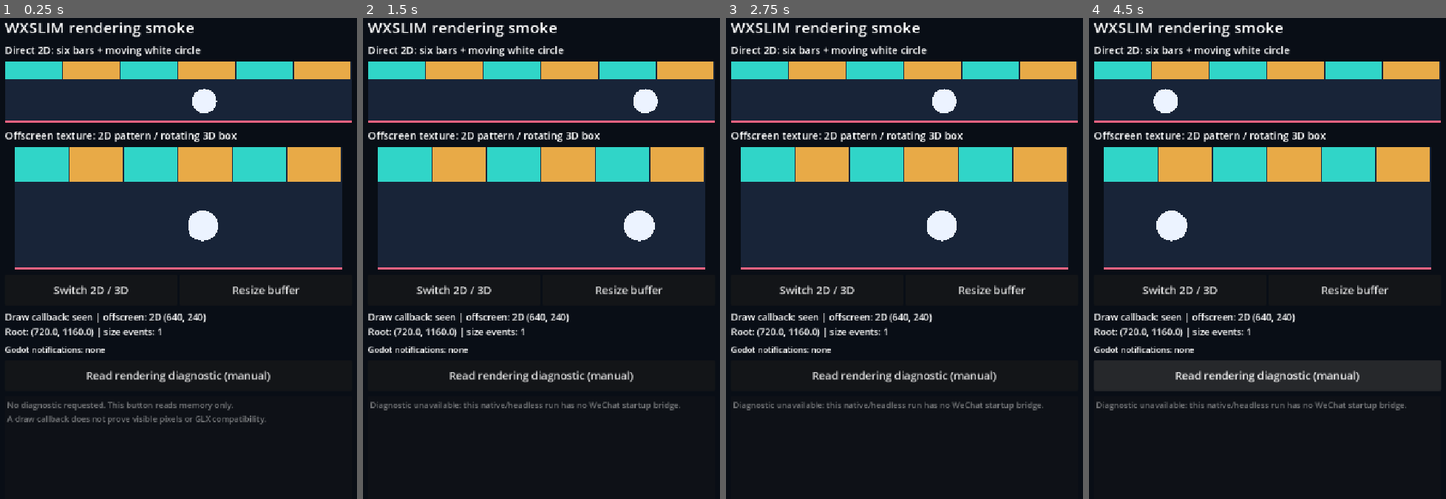
Above: before the commit, frames 1-4 (left to right).
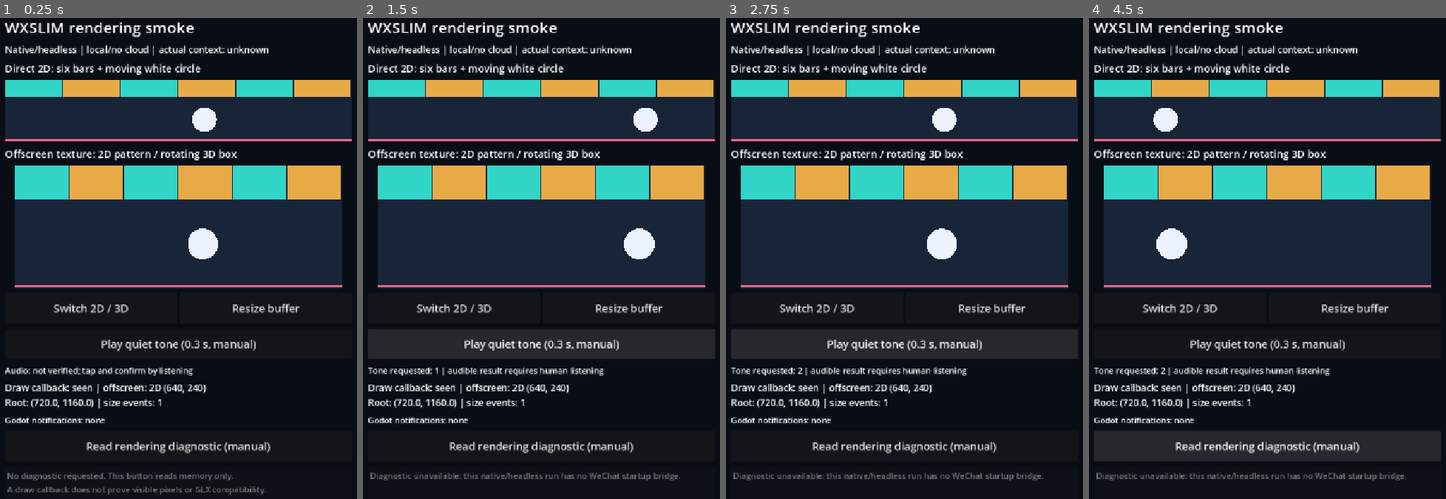
Above: after the commit, the same moments.

Repository: SchreiberChiang/wechat-wasm-slim
Game: Godot game, scene res://main.tscn
Same seed, same stepped clock (60 frames per second), same inputs: the game is played once before the commit and once after it.
Inputs (mouse positions are in pixels of both pictures, inside the frame that each line leads up to):
- Up to frame 1 (0.25 s): no input
- Up to frame 2 (1.5 s): click "Read rendering diagnostic (ma…" at 0.5 s; click (541, 345) at 1.25 s, where only the run after the commit has a clickable "Play quiet tone (0.3 s, manua…"
- Up to frame 3 (2.75 s): click (904, 345) at 2 s, where only the run after the commit has a clickable "Play quiet tone (0.3 s, manua…"
- Up to frame 4 (4.5 s): click "Resize buffer" at 2.75 s; click "Resize buffer" at 3.5 s; click "Read rendering diagnostic (ma…" at 4.25 s

The runs differ from the first frame. In frame 1, 30% of the frame differs, in the area x 1-99%, y 5-100%; in frame 2, 35%, in the area x 1-99%, y 5-97%; in frame 3, 35%; in frame 4, 34%.

Commit message:
feat: prepare traceable GLX loader control and acceptance baseline

Diff:
--- a/examples/glx-smoke/main.gd
+++ b/examples/glx-smoke/main.gd
@@ -9,6 +9,10 @@
 var status_label: Label
 var lifecycle_label: Label
 var diagnostic_text: TextEdit
+var identity_label: Label
+var audio_label: Label
+var audio_player: AudioStreamPlayer
+var audio_requests := 0
 var show_3d := false
 var small_buffer := false
 var draw_callback_seen := false
@@ -104,6 +108,8 @@
 	column.add_theme_constant_override("separation", 10)
 	margins.add_child(column)
 	_add_label(column, "WXSLIM rendering smoke", 30)
+	identity_label = _add_label(column, "Native/headless | local/no cloud | actual context: unknown", 18)
+	_refresh_identity()
 	_add_label(column, "Direct 2D: six bars + moving white circle", 20)
 	var direct_pattern := Pattern2D.new()
 	direct_pattern.custom_minimum_size = Vector2(0, 120)
@@ -120,6 +126,10 @@
 	column.add_child(buttons)
 	_add_button(buttons, "Switch 2D / 3D", _toggle_3d)
 	_add_button(buttons, "Resize buffer", _resize_buffer)
+	_add_button(column, "Play quiet tone (0.3 s, manual)", _play_test_tone)
+	audio_label = _add_label(column, "Audio: not verified; tap and confirm by listening", 16)
+	audio_player = AudioStreamPlayer.new()
+	add_child(audio_player)
 	status_label = _add_label(column, "Waiting for Godot draw callback", 18)
 	lifecycle_label = _add_label(column, "Godot notifications: none", 16)
 	_add_button(column, "Read rendering diagnostic (manual)", _read_diagnostic)
@@ -190,6 +200,7 @@
 
 
 func _read_diagnostic() -> void:
+	_refresh_identity()
 	var result := "Diagnostic unavailable: this native/headless run has no WeChat startup bridge."
 	if OS.has_feature("web"):
 		var bridge := JavaScriptBridge.get_interface("WxSlimGlxSmoke")
@@ -199,3 +210,32 @@
 			result = str(bridge.readDiagnosticJson())
 	diagnostic_text.text = result
 	print("[GLX_SMOKE_MANUAL_DIAGNOSTIC] " + result)
+
+
+func _refresh_identity() -> void:
+	if OS.has_feature("web"):
+		identity_label.text = "Web | identity unavailable | actual context: unknown"
+		var bridge := JavaScriptBridge.get_interface("WxSlimGlxSmoke")
+		if bridge != null:
+			identity_label.text = str(bridge.readIdentityText())
+
+
+func _play_test_tone() -> void:
+	# Generated only on an explicit button press. No imported asset or autoplay.
+	var sample_rate := 22050
+	var frame_count := int(sample_rate * 0.3)
+	var samples := PackedByteArray()
+	samples.resize(frame_count * 2)
+	for frame in range(frame_count):
+		var envelope := minf(1.0, minf(float(frame) / 220.0, float(frame_count - 1 - frame) / 220.0))
+		var value := int(sin(TAU * 440.0 * frame / sample_rate) * 32767.0 * 0.08 * envelope)
+		samples.encode_s16(frame * 2, value)
+	var tone := AudioStreamWAV.new()
+	tone.format = AudioStreamWAV.FORMAT_16_BITS
+	tone.mix_rate = sample_rate
+	tone.stereo = false
+	tone.data = samples
+	audio_player.stream = tone
+	audio_player.play()
+	audio_requests += 1
+	audio_label.text = "Tone requested: %d | audible result requires human listening" % audio_requests
Not shown, changed: convert/README.md
Not shown, changed: convert/convert.mjs
Not shown, changed: convert/lib/inputs.mjs
Not shown, changed: convert/lib/render.mjs
Not shown, changed: convert/lib/verify.mjs
Not shown, added: docs/GLX_ENGINE_AUDIT_20261023.md
Not shown, changed: examples/glx-smoke/README.md
Not shown, added: examples/glx-smoke/full-engine.gdbuild
Not shown, changed: examples/glx-smoke/local-interfaces.js
Not shown, added: tests/glx-smoke-identity-tests.mjs
Not shown, changed: tests/render-config-tests.mjs
Not shown, changed: tests/run.mjs
